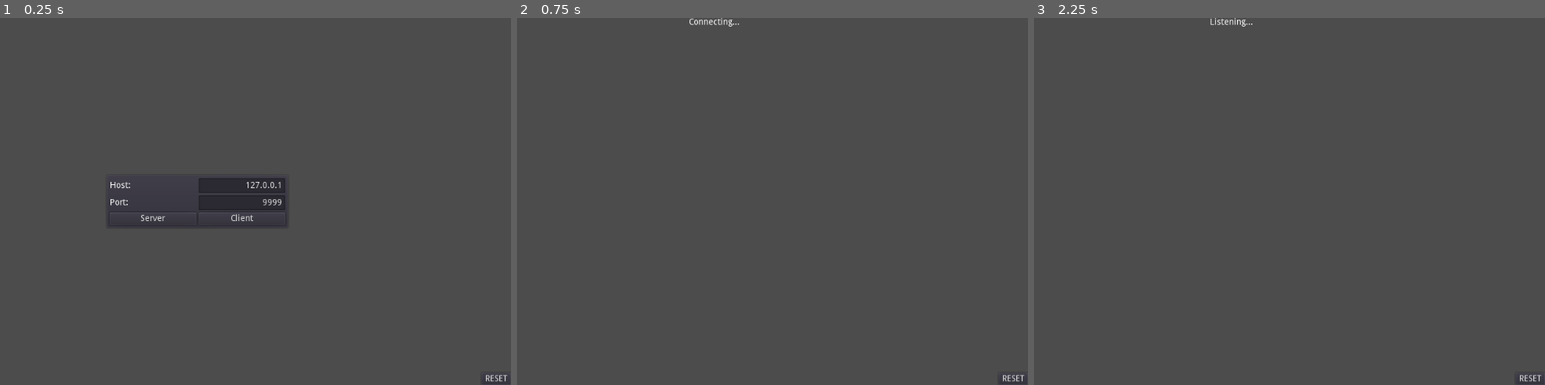
Above: before the commit, frames 1-3 (left to right).
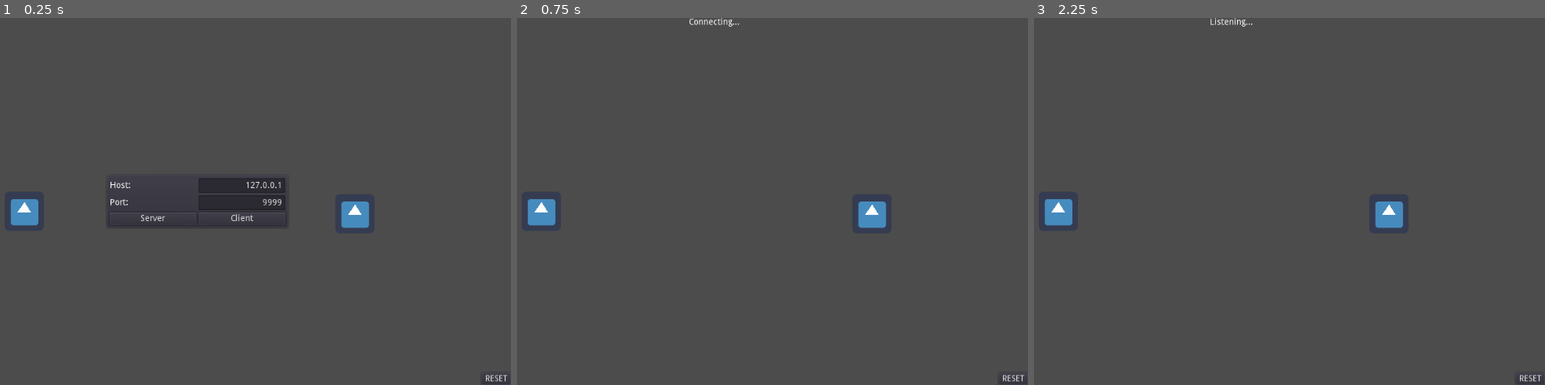
Above: after the commit, the same moments.

Repository: wnelson01/godot_rollback_fighter
Game: Godot game, scene res://Main.tscn
The game is run twice, just before and just after one commit, with the same random seed, the same clock (stepped at 60 frames per second) and the same inputs. The engine's default icon, where the game draws it, is replaced by a stand-in: a white triangle on a blue panel in a dark square.
Inputs:
- Up to frame 1 (0.25 s): no input
- Up to frame 2 (0.75 s): click "Client" at 0.5 s
- Up to frame 3 (2.25 s): click "RESET" at 1.25 s; click "Server" at 2 s

The runs differ from the first frame. In frame 1, 0.8% of the frame differs, in the area x 1-73%, y 49-58%; in frame 2, 0.8%; in frame 3, 0.8%.

Commit message:
Add the players

Diff:
--- a/Main.gd
+++ b/Main.gd
@@ -33,6 +33,12 @@
 func _on_network_peer_connected(peer_id: int):
 	message_label.text = "Connected!"
 	SyncManager.add_peer(peer_id)
+
+	$ServerPlayer.set_network_master(1)
+	if get_tree().is_network_server():
+		$ClientPlayer.set_network_master(peer_id)
+	else:
+		$ClientPlayer.set_network_master(get_tree().get_network_unique_id())
 
 	if get_tree().is_network_server():
 		message_label.text = "Starting..."
--- a/Main.tscn
+++ b/Main.tscn
@@ -1,6 +1,7 @@
-[gd_scene load_steps=2 format=2]
+[gd_scene load_steps=3 format=2]
 
 [ext_resource path="res://Main.gd" type="Script" id=1]
+[ext_resource path="res://Player.tscn" type="PackedScene" id=2]
 
 [node name="Main" type="Node2D"]
 script = ExtResource( 1 )
@@ -104,6 +105,12 @@
 "_edit_use_anchors_": false
 }
 
+[node name="ServerPlayer" parent="." instance=ExtResource( 2 )]
+position = Vector2( 229, 316 )
+
+[node name="ClientPlayer" parent="." instance=ExtResource( 2 )]
+position = Vector2( 769, 320 )
+
 [connection signal="pressed" from="CanvasLayer/ConnectionPanel/GridContainer/ServerButton" to="." method="_on_ServerButton_pressed"]
 [connection signal="pressed" from="CanvasLayer/ConnectionPanel/GridContainer/ClientButton" to="." method="_on_ClientButton_pressed"]
 [connection signal="pressed" from="CanvasLayer/ResetButton" to="." method="_on_ResetButton_pressed"]
--- /dev/null
+++ b/Player.gd
@@ -0,0 +1,21 @@
+extends Node2D
+
+func _get_local_input() -> Dictionary:
+	var input_vector = Input.get_vector("ui_left", "ui_right", "ui_up", "ui_down")
+
+	var input := {}
+	if input_vector != Vector2.ZERO:
+		input["input_vector"] = input_vector
+
+	return input
+
+func _network_process(input: Dictionary) -> void:
+	position += input.get("input_vector", Vector2.ZERO) * 8
+
+func _save_state() -> Dictionary:
+	return {
+		position = position,
+	}
+
+func _load_state(state: Dictionary) -> void:
+	position = state['position']
--- /dev/null
+++ b/Player.tscn
@@ -0,0 +1,10 @@
+[gd_scene load_steps=3 format=2]
+
+[ext_resource path="res://icon.png" type="Texture" id=1]
+[ext_resource path="res://Player.gd" type="Script" id=2]
+
+[node name="Player" type="Node2D" groups=["network_sync"]]
+script = ExtResource( 2 )
+
+[node name="Sprite" type="Sprite" parent="."]
+texture = ExtResource( 1 )
